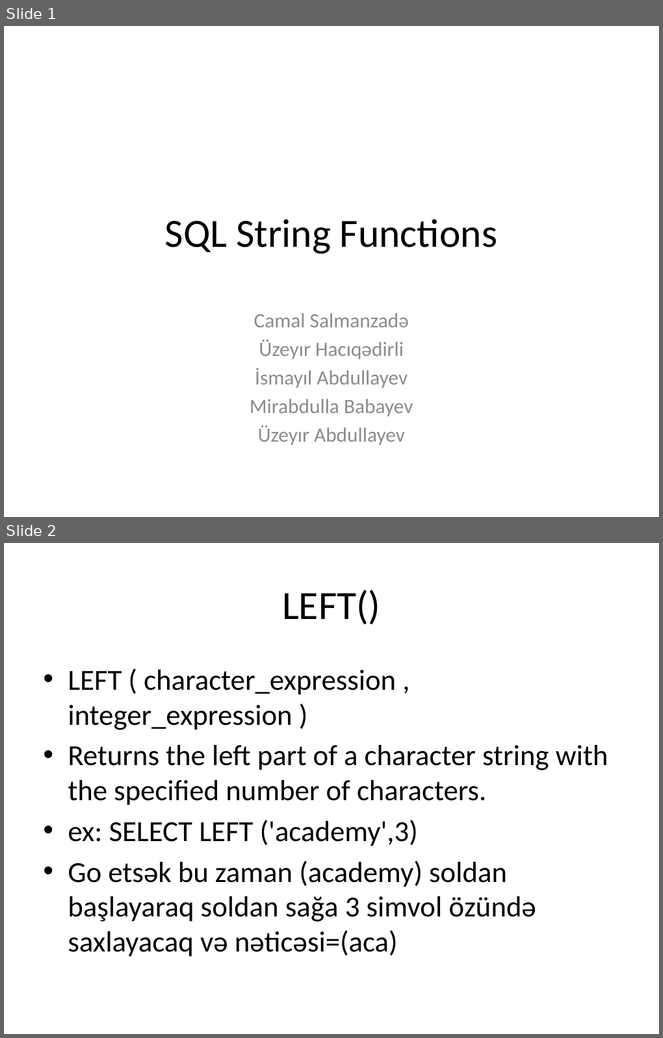
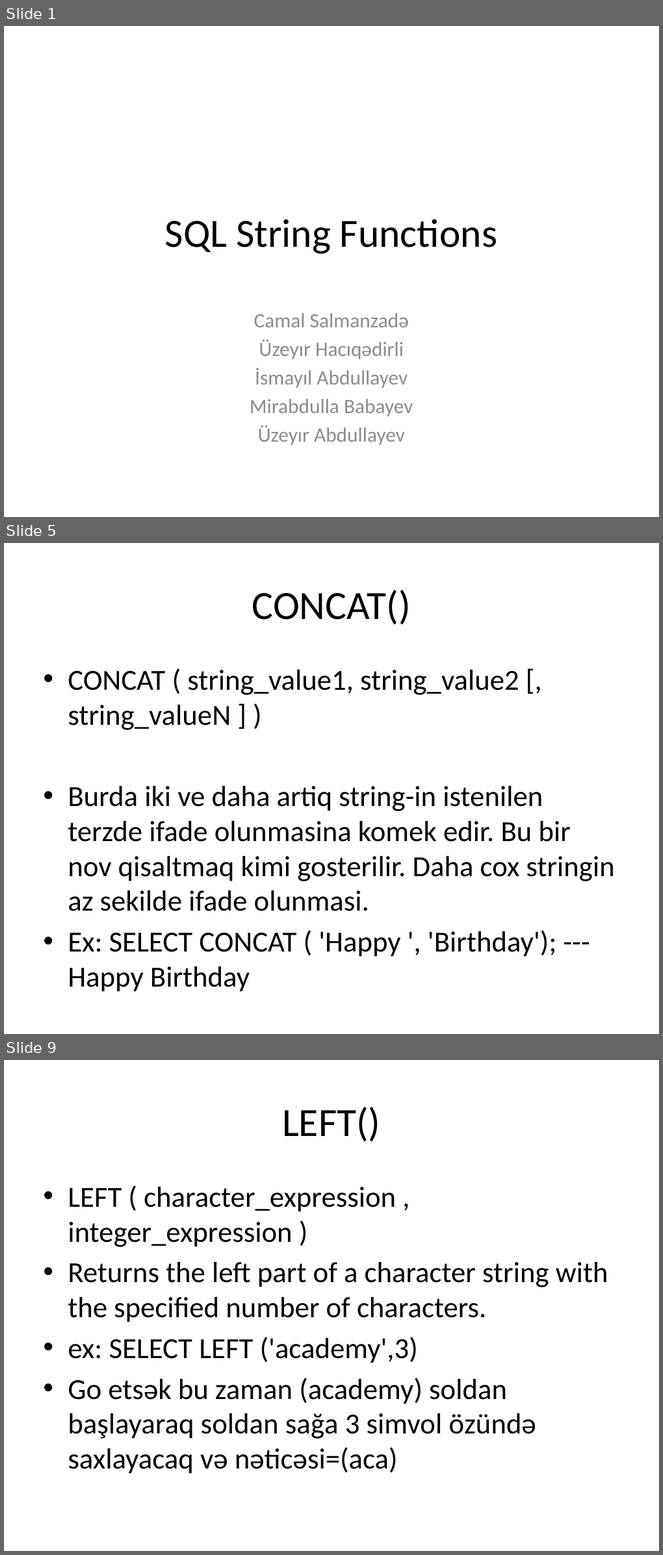
Before and after one commit to s-jamal/P202-25.04.2017, a slide deck: sql string functions.pptx. Shown one above the other, each under a label of ours: slides 1 and 2 before the commit, slides 1, 5 and 9 after it; the slides between them are not shown. The pictures are 663x1038 and 663x1555 pixels, drawn with LibreOffice and Linux fonts; fonts in the diff are those of the drawing. Boxes give left, top, right and bottom in pixels: in the first picture for what was removed or moved away, otherwise in the second. Text is boxed around its words. In the diff, an @@ line names an element or a change of style, - is before the commit and + after.

```diff
--- a/sql string functions.pptx
+++ b/sql string functions.pptx
@@ slide 5 added at (4, 543, 659, 1034), background #FFFFFF @@
@@ title added at (252, 590, 411, 625), 44 pt, text #000000 @@
+CONCAT()
@@ text added at (68, 670, 615, 992), 32 pt, text #000000 @@
+• CONCAT ( string_value1, string_value2 [, string_valueN ] )
+• Burda iki ve daha artiq string-in istenilen terzde ifade olunmasina komek edir. Bu bir nov qisaltmaq kimi gosterilir. Daha cox stringin az sekilde ifade olunmasi.
+• Ex: SELECT CONCAT ( 'Happy ', 'Birthday'); --- Happy Birthday
@@ what was slide 2 is now slide 9 @@
```
Also in this commit, not shown: 3 slides changed, 12 other slides added, 1 other file.
